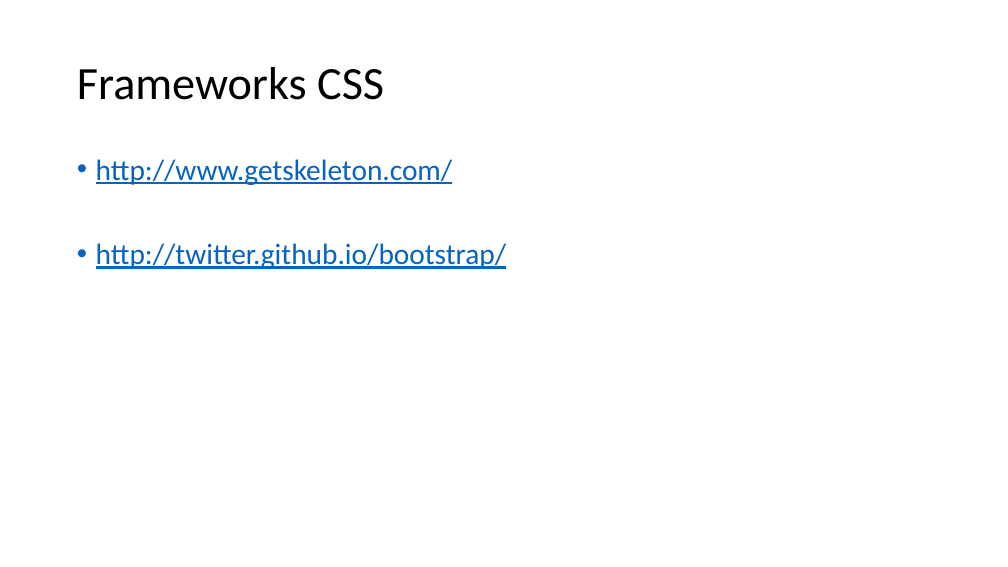
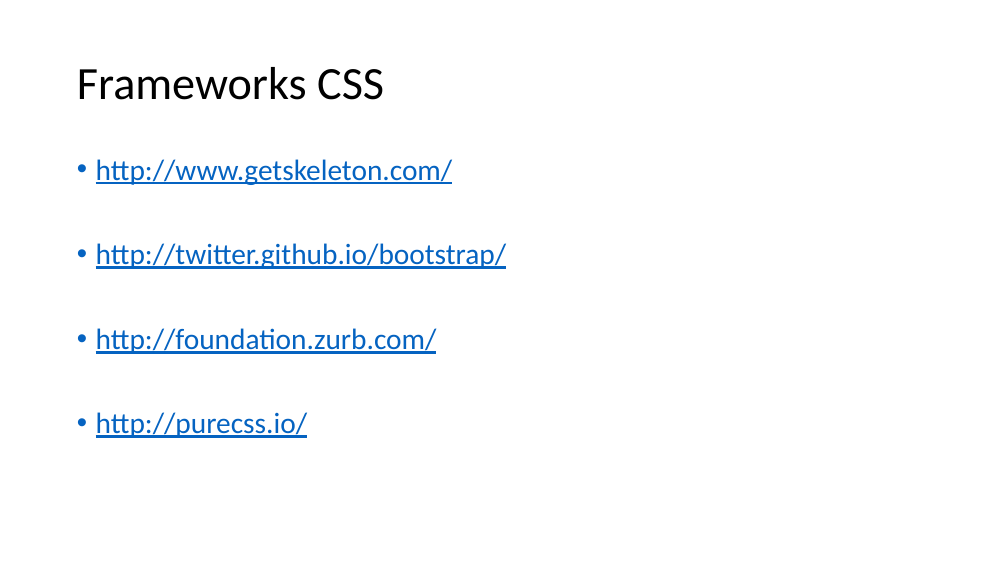
Before and after one commit to Nuevas-Tecnologias-FIUBA/Clase-HTML-CSS, a slide deck: slide 30 of Slides/Clase.pptx (slide 21 before the commit). Drawn at 1008x567 pixels with LibreOffice and Linux fonts; fonts in the diff are those of the drawing. Boxes give left, top, right and bottom in pixels: in the first picture for what was removed or moved away, otherwise in the second. Text is boxed around its words. In the diff, an @@ line names an element or a change of style, - is before the commit and + after.

```diff
--- a/Slides/Clase.pptx
+++ b/Slides/Clase.pptx
@@ text at [96, 328, 437, 438]: paragraphs added @@
+• http://foundation.zurb.com/
+• http://purecss.io/
```
Also in this commit, not shown: 6 other slides changed, 11 slides added, 1 slide removed.
